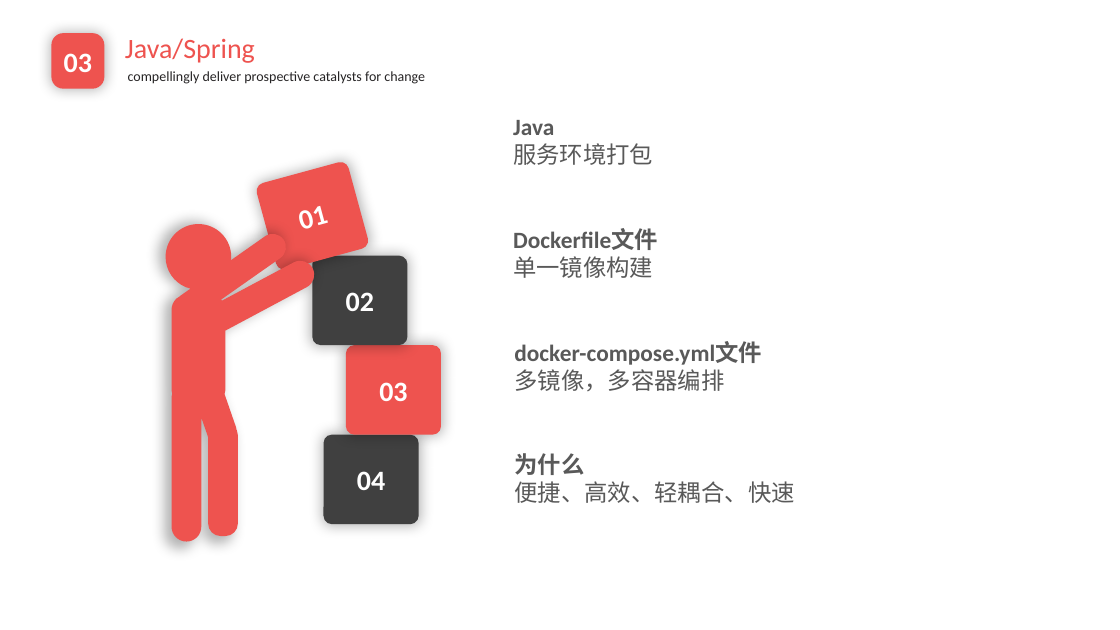
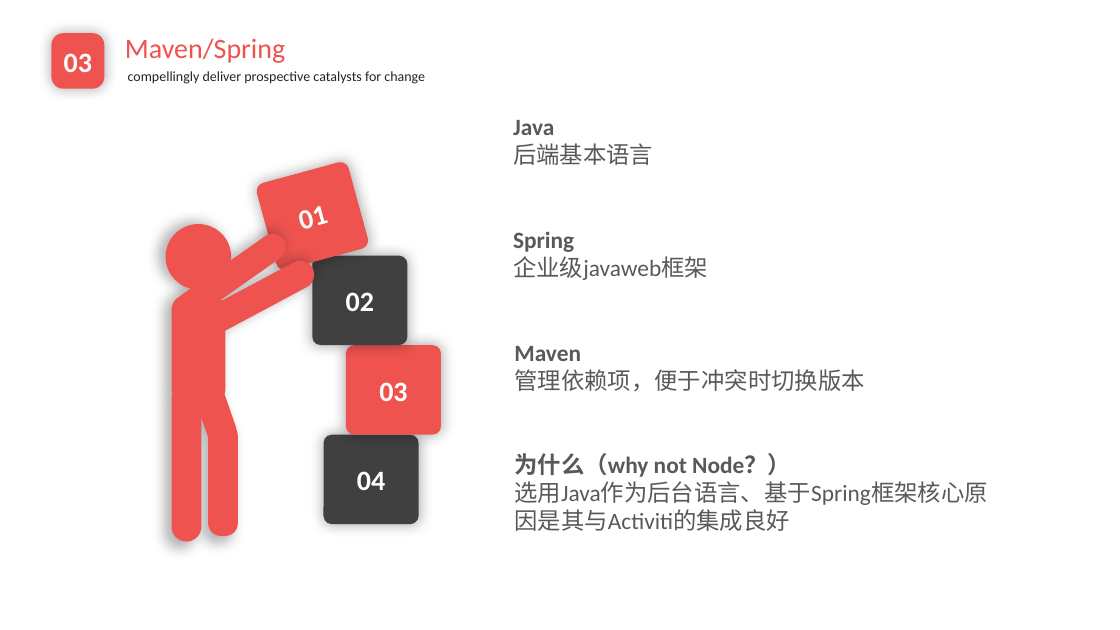
Before and after one commit to EnInternalChat/se2017, a slide deck: slide 11 of doc/个人汇报-陈潢.pptx (slide 10 before the commit). Drawn at 1120x630 pixels with LibreOffice and Linux fonts; fonts in the diff are those of the drawing; background and template pictures are left out. Boxes give left, top, right and bottom in pixels: in the first picture for what was removed or moved away, otherwise in the second. Text is boxed around its words. In the diff, an @@ line names an element or a change of style, - is before the commit and + after.

```diff
--- a/doc/个人汇报-陈潢.pptx
+++ b/doc/个人汇报-陈潢.pptx
@@ text at [125, 38, 285, 63]: text changed @@
-Java/Spring
+Maven/Spring
@@ text at [513, 143, 653, 165]: text changed @@
-服务环境打包
+后端基本语言
@@ text at [513, 231, 708, 280]: text changed; bold off @@
-Dockerfile文件
-单一镜像构建
+Spring
+企业级javaweb框架
@@ text at [514, 346, 865, 391]: text changed; bold off @@
-docker-compose.yml文件
-多镜像，多容器编排
+Maven
+管理依赖项，便于冲突时切换版本
@@ text at [514, 453, 988, 505]: text changed @@
-为什么
-便捷、高效、轻耦合、快速
+为什么（why not Node？）
+选用Java作为后台语言、基于Spring框架核心原因是其与Activiti的集成良好
```
Also in this commit, not shown: 9 other slides changed, 3 slides added, 36 slides removed, 1 other file.
